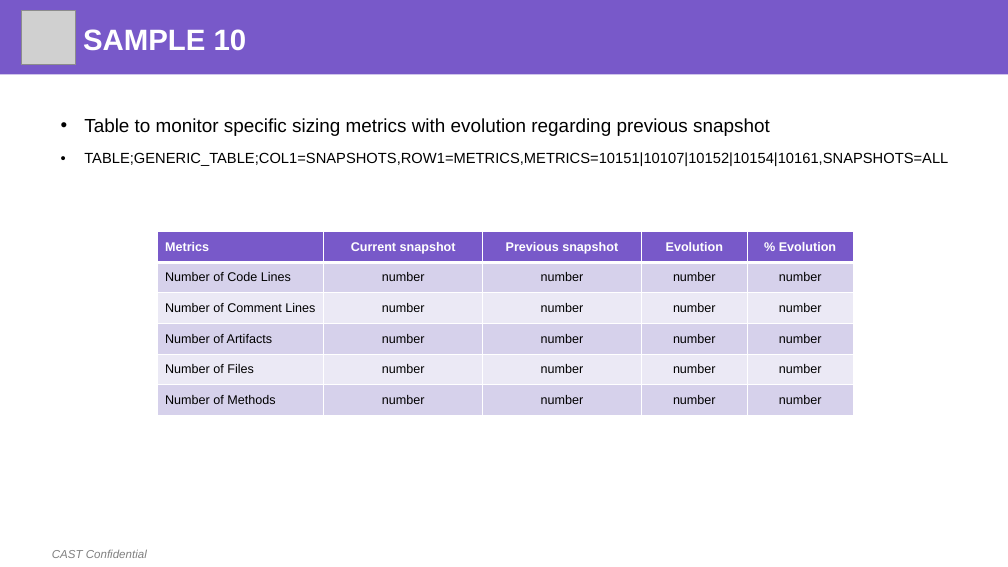
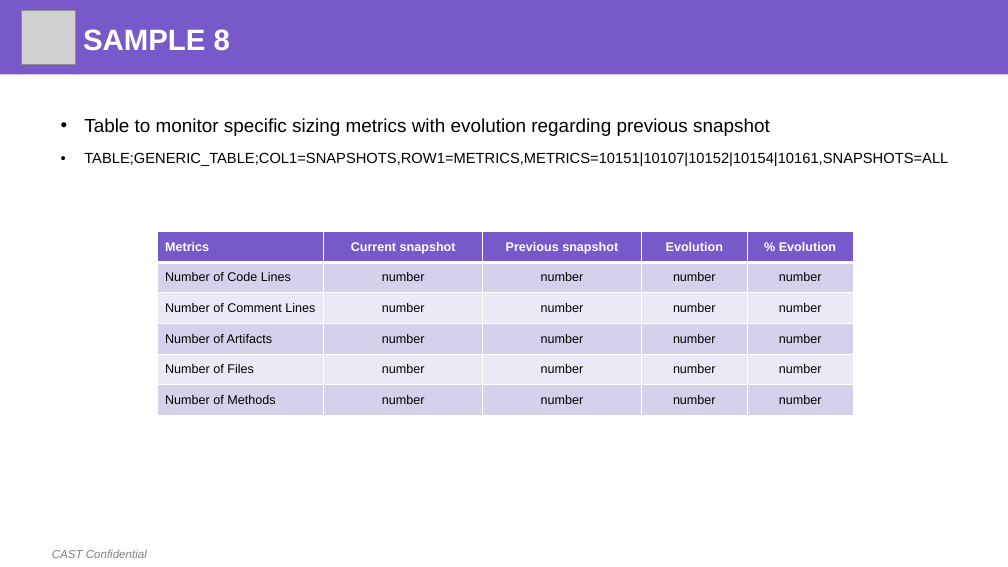
Before and after one commit to CAST-projects/ReportGenerator, a slide deck: slide 11 of CastReporting.Reporting/TemplatesFiles/Generic Table Definition.pptx. Drawn at 1008x567 pixels with LibreOffice and Linux fonts; fonts in the diff are those of the drawing; grey boxes stand for pictures; background and template pictures are left out. Boxes give left, top, right and bottom in pixels: in the first picture for what was removed or moved away, otherwise in the second. Text is boxed around its words. In the diff, an @@ line names an element or a change of style, - is before the commit and + after.

```diff
--- a/CastReporting.Reporting/TemplatesFiles/Generic Table Definition.pptx
+++ b/CastReporting.Reporting/TemplatesFiles/Generic Table Definition.pptx
@@ title at bbox=[83, 29, 230, 51]: text changed @@
-SAMPLE 10
+SAMPLE 8
```
Also in this commit, not shown: 2 other slides changed.
